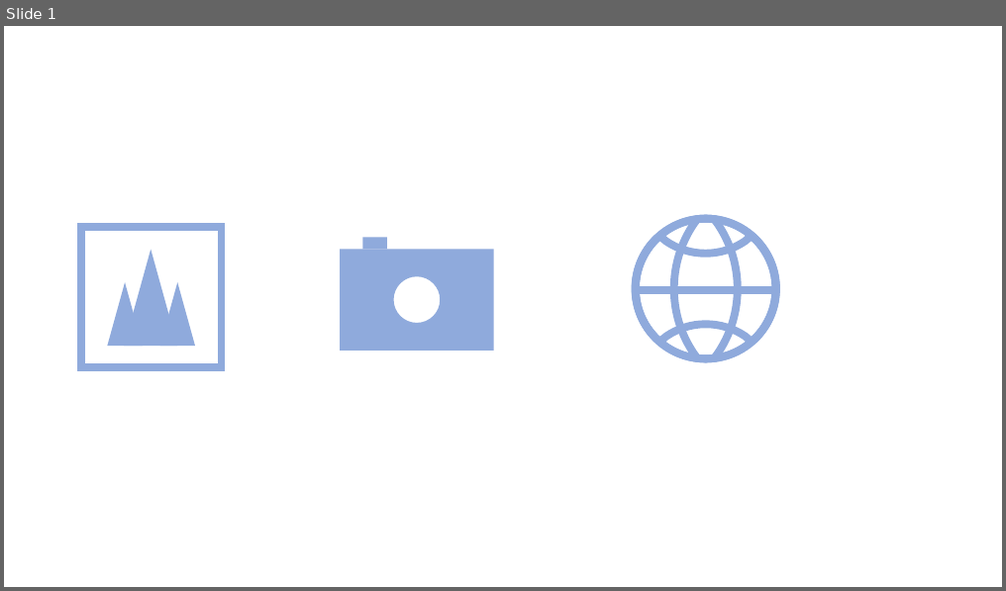
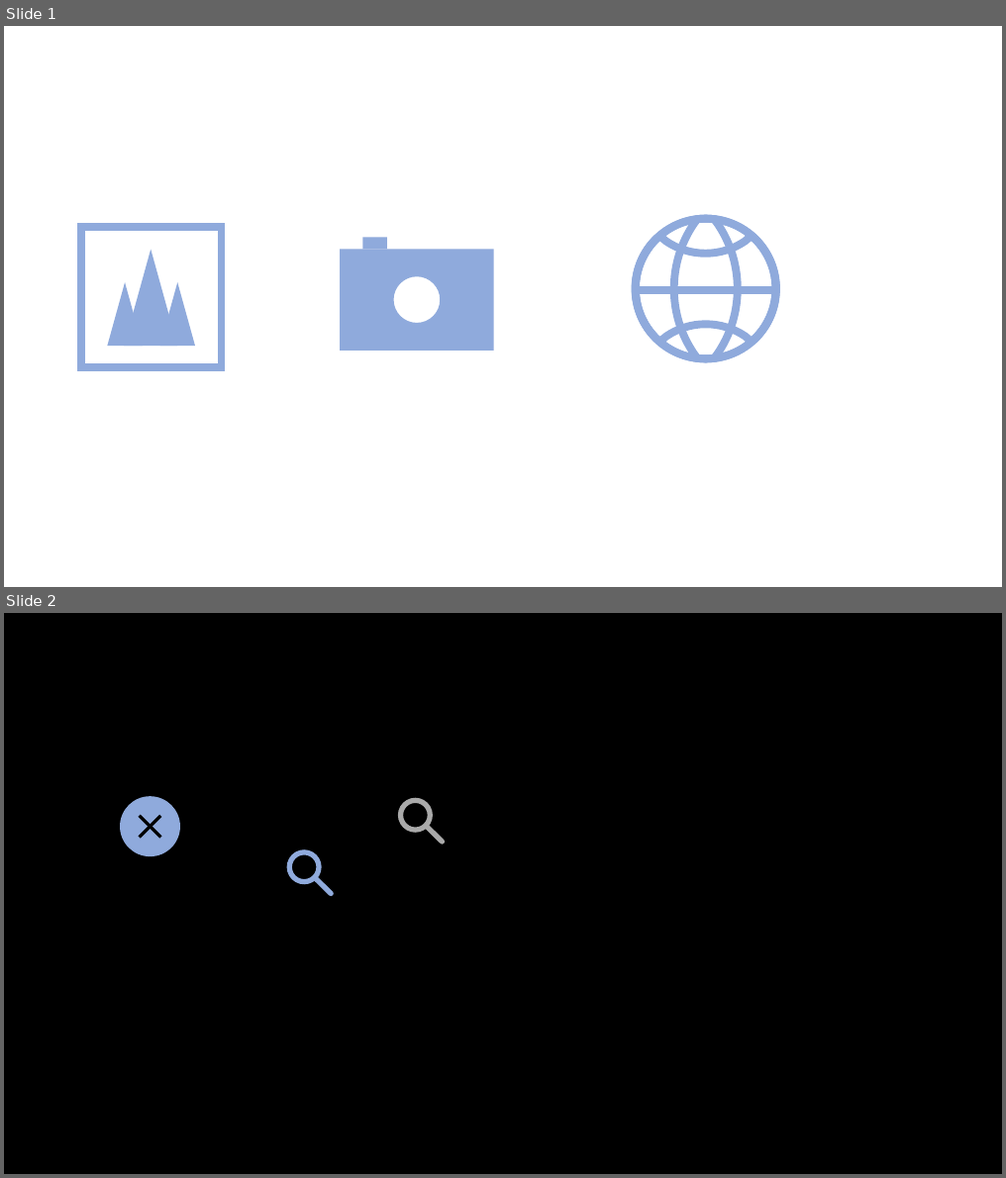
Before and after one commit to calorier/front-end, a slide deck: calorier/src/Common/icons.pptx. Shown one above the other, each under a label of ours: slide 1 before the commit, slides 1 and 2 after it. The pictures are 1006x591 and 1006x1178 pixels, drawn with LibreOffice and Linux fonts; fonts in the diff are those of the drawing. Boxes give left, top, right and bottom in pixels: in the first picture for what was removed or moved away, otherwise in the second. Text is boxed around its words. In the diff, an @@ line names an element or a change of style, - is before the commit and + after.

```diff
--- a/calorier/src/Common/icons.pptx
+++ b/calorier/src/Common/icons.pptx
@@ slide 2 added at [4,613,1002,1174], background #000000 @@
@@ freeform shape added at [120,796,180,858], fill #8FAADC @@
@@ ellipse added at [401,801,430,830], outline #A9A9A9 5 pt @@
@@ line added from (426, 826) to (442, 842), #A9A9A9 5 pt @@
@@ ellipse added at [289,853,319,881], outline #8FAADC 5 pt @@
@@ line added from (315, 878) to (331, 894), #8FAADC 5 pt @@
```
Also in this commit, not shown: 1 slide removed, 8 other files.
